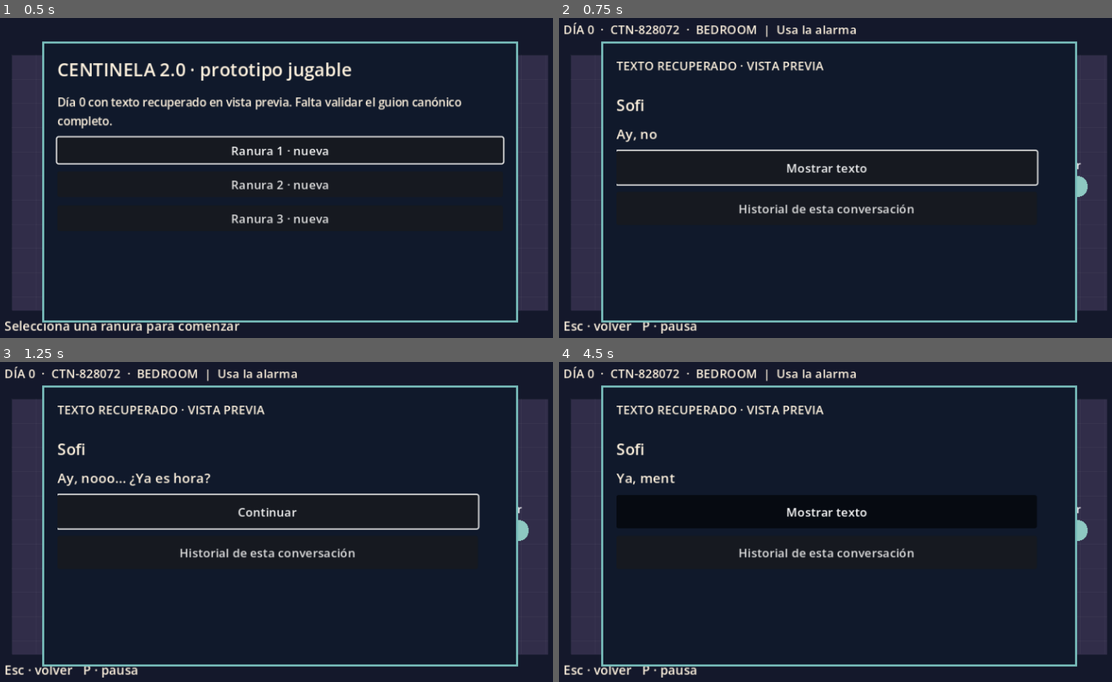
Above: before the commit, frames 1-4 (two rows, left to right).
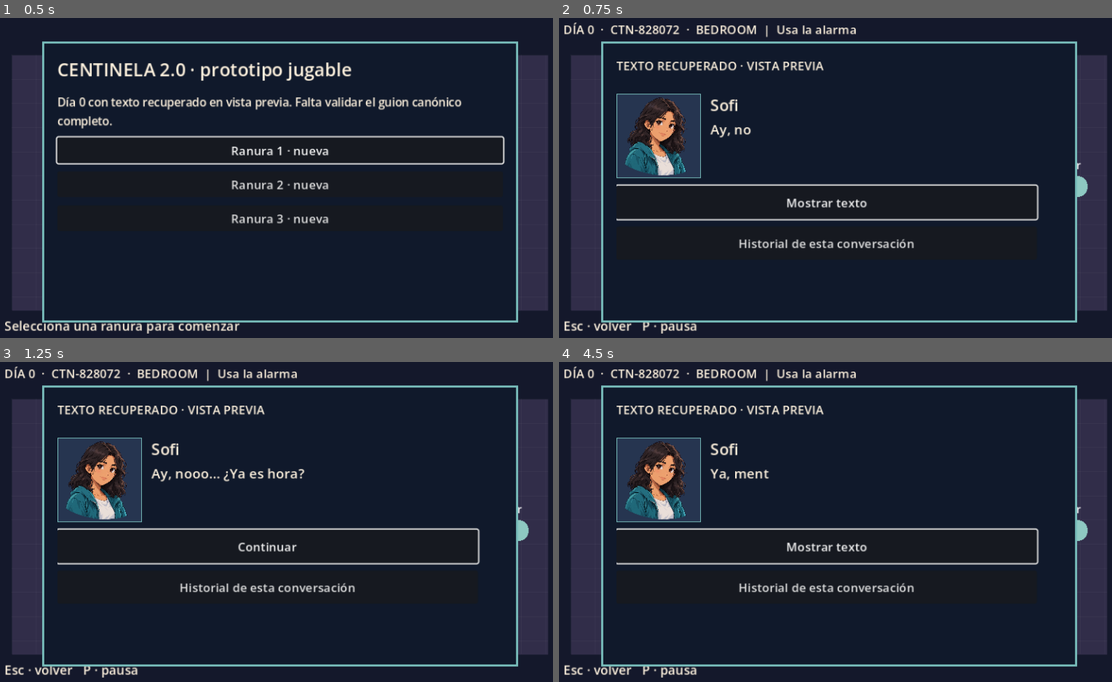
Above: after the commit, the same moments.

Repository: SmashALV/Centinela
Game: Godot game, scene res://scenes/Main.tscn
The game is run twice, just before and just after one commit, with the same random seed, the same clock (stepped at 60 frames per second) and the same inputs.
Inputs (mouse positions are in pixels of both pictures, inside the frame that each line leads up to):
- Up to frame 1 (0.5 s): no input
- Up to frame 2 (0.75 s): click "Ranura 1 · nueva" at 0.5 s
- Up to frame 3 (1.25 s): no input
- Up to frame 4 (4.5 s): click "Continuar" at 1.25 s; click "Mostrar texto" at 2 s; click "Historial de esta conversación" at 2.75 s; click "Volver al diálogo" at 3.5 s; tap Enter at 4.25 s; move the mouse to (968, 509) at 4.27 s; hold D (move_right) from 4.28 s (still down); hold Q (ability) from 4.28 s (still down); click (968, 509) at 4.42 s

Frame 1 is identical in both runs. In frame 2, 6.3% of the frame differs, in the area x 10-87%, y 23-73%; in frame 3, 6.6%; in frame 4, 13%.

Commit message:
Add provisional D0 character portraits

Diff:
--- a/project.godot
+++ b/project.godot
@@ -11,7 +11,7 @@
 [application]
 
 config/name="Centinela 2.0"
-config/version="0.10.0-preview"
+config/version="0.11.0-preview"
 run/main_scene="res://scenes/Main.tscn"
 config/features=PackedStringArray("4.7", "GL Compatibility")
 config/icon="res://icon.svg"
--- a/scripts/Main.gd
+++ b/scripts/Main.gd
@@ -5,6 +5,13 @@
 const PreviewCatalogScript = preload("res://scripts/narrative/RecoveredPreviewCatalog.gd")
 const DisplayGuardScript = preload("res://scripts/DisplayGuard.gd")
 const DAY_0_PREVIEW := "res://data/narrative/day_0_RECOVERED_PREVIEW.json"
+const PORTRAITS := {
+	"Sofi": "res://assets/portraits/sofi_neutral.png",
+	"Mateo": "res://assets/portraits/mateo_neutral.png",
+	"Bruno": "res://assets/portraits/bruno_neutral.png",
+	"Camila": "res://assets/portraits/camila_neutral.png",
+	"Sebas": "res://assets/portraits/sebas_neutral.png"
+}
 
 var world: Node2D
 var canvas: CanvasLayer
@@ -675,12 +682,9 @@
 		dialogue_visible = 0.0
 	_modal_text("TEXTO RECUPERADO · VISTA PREVIA", 16)
 	var body := _preview_content()
-	if not str(node.get("speaker", "")).is_empty():
-		_preview_text(body, str(node.speaker), 21)
 	var message: String = str(node.get("text", ""))
-	dialogue_text_label = null
-	if not message.is_empty():
-		dialogue_text_label = _preview_text(body, message, 18)
+	dialogue_text_label = _dialogue_line(body, str(node.get("speaker", "")), message)
+	if is_instance_valid(dialogue_text_label):
 		dialogue_text_label.visible_characters = int(dialogue_visible)
 	var revealing: bool = dialogue_visible < message.length()
 	var choices: Array = node.get("choices", [])
@@ -698,6 +702,41 @@
 	else:
 		_preview_button(body, "Continuar", _complete_dialogue).grab_focus()
 	_preview_button(body, "Historial de esta conversación", _render_dialogue_history)
+
+func _dialogue_line(parent: VBoxContainer, speaker: String, message: String) -> Label:
+	var path: String = PORTRAITS.get(speaker, "")
+	var portrait: Texture2D = load(path) as Texture2D if not path.is_empty() else null
+	var text_parent: VBoxContainer = parent
+	var width := 545
+	if portrait != null:
+		var row := HBoxContainer.new()
+		row.add_theme_constant_override("separation", 12)
+		parent.add_child(row)
+		var frame := PanelContainer.new()
+		frame.name = "PortraitFrame"
+		frame.custom_minimum_size = Vector2(112, 112)
+		var frame_style := StyleBoxFlat.new()
+		frame_style.bg_color = Color("263550")
+		frame_style.border_color = Color("78bdbb")
+		frame_style.set_border_width_all(1)
+		frame.add_theme_stylebox_override("panel", frame_style)
+		row.add_child(frame)
+		var picture := TextureRect.new()
+		picture.name = "Portrait"
+		picture.texture = portrait
+		picture.expand_mode = TextureRect.EXPAND_IGNORE_SIZE
+		picture.stretch_mode = TextureRect.STRETCH_KEEP_ASPECT_CENTERED
+		picture.texture_filter = CanvasItem.TEXTURE_FILTER_LINEAR
+		picture.custom_minimum_size = Vector2(110, 110)
+		picture.tooltip_text = "Retrato provisional de " + speaker
+		frame.add_child(picture)
+		text_parent = VBoxContainer.new()
+		text_parent.custom_minimum_size.x = 420
+		row.add_child(text_parent)
+		width = 420
+	if not speaker.is_empty():
+		_preview_text(text_parent, speaker, 21, width)
+	return _preview_text(text_parent, message, 18, width) if not message.is_empty() else null
 
 func _reveal_dialogue() -> void:
 	dialogue_visible = float(str(dialogue_story.current_node().get("text", "")).length())
--- a/tests/run.gd
+++ b/tests/run.gd
@@ -89,6 +89,8 @@
 	bad_audio.effects_volume = 30
 	_check(not GameState.restore(bad_audio) and GameState.snapshot() == saved, "nivel de audio inválido rechazado sin alterar partida")
 	_check(ResourceLoader.exists("res://assets/audio/explore_loop.wav") and ResourceLoader.exists("res://assets/audio/ability.wav"), "audio provisional importado")
+	for portrait_name in ["sofi", "mateo", "bruno", "camila", "sebas"]:
+		_check(load("res://assets/portraits/%s_neutral.png" % portrait_name) is Texture2D, "retrato %s importado" % portrait_name)
 	var bad_modal := saved.duplicate(true)
 	bad_modal.ui_modal = "class"
 	_check(not GameState.restore(bad_modal) and GameState.snapshot() == saved, "panel incompatible con fase rechazado sin alterar partida")
@@ -307,6 +309,8 @@
 	main._show_menu()
 	main._start_slot(1)
 	_check(main.modal_kind == "dialogue" and main.dialogue_key == "wakeup", "partida nueva inicia diálogo de despertar")
+	var dialogue_body: VBoxContainer = main.modal_box.get_child(1).get_child(0)
+	_check(dialogue_body.get_child(0).has_node("PortraitFrame/Portrait"), "diálogo D0 muestra retrato de Sofi")
 	main._show_pause()
 	await main._cycle_text_size()
 	_check(GameState.text_size == "large" and main.modal_kind == "pause", "tamaño de texto grande se guarda desde pausa")
Binary file added: assets/portraits/bruno_neutral.png
Not shown, added: assets/portraits/bruno_neutral.png.import
Binary file added: assets/portraits/camila_neutral.png
Not shown, added: assets/portraits/camila_neutral.png.import
Binary file added: assets/portraits/mateo_neutral.png
Not shown, added: assets/portraits/mateo_neutral.png.import
Binary file added: assets/portraits/sebas_neutral.png
Not shown, added: assets/portraits/sebas_neutral.png.import
Binary file added: assets/portraits/sofi_neutral.png
Not shown, added: assets/portraits/sofi_neutral.png.import
Not shown, changed: docs/ASSETS.md
Not shown, added: docs/PORTRAIT_PROMPTS.md
